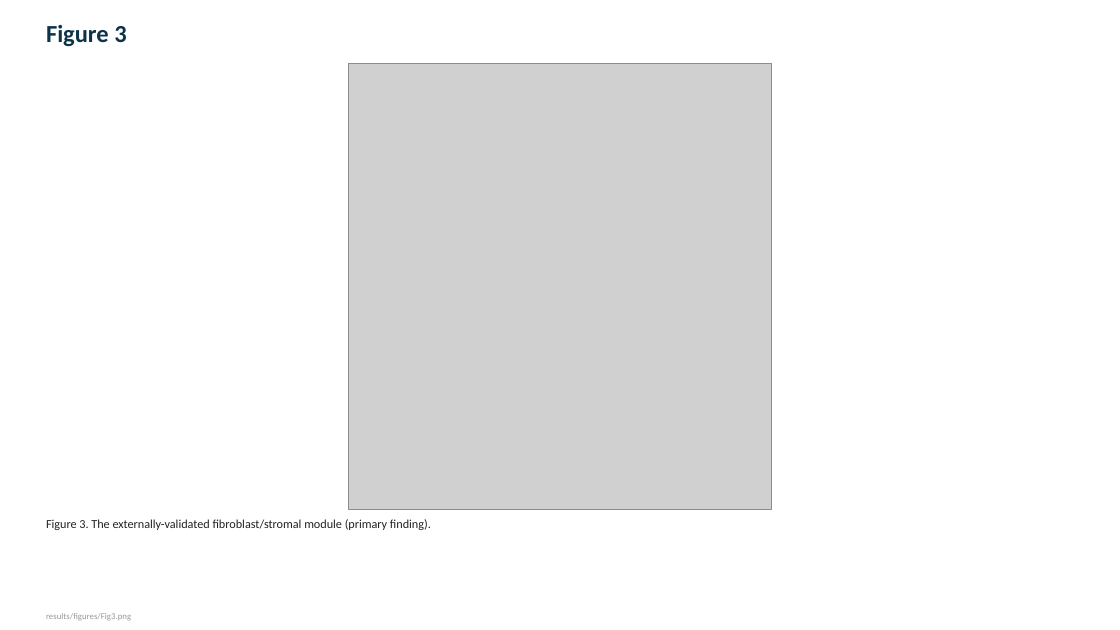
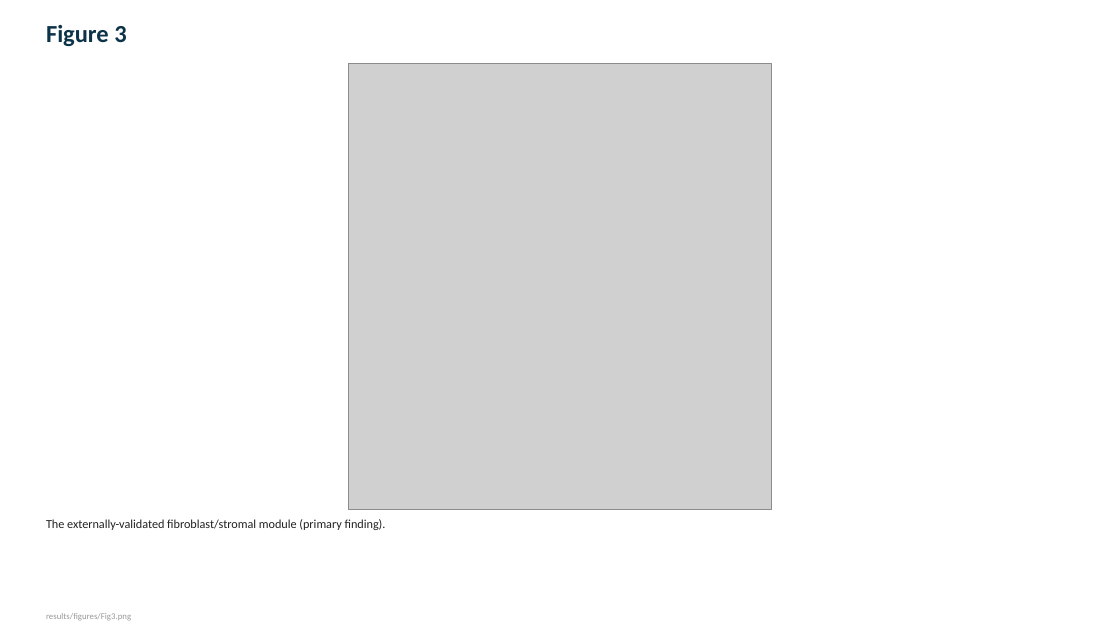
Before and after one commit to sreyacv1/GASTRIC-CANCER, a slide deck: slide 4 of FIGURES.pptx. Drawn at 1120x630 pixels with LibreOffice and Linux fonts; fonts in the diff are those of the drawing; grey boxes stand for pictures. Boxes give left, top, right and bottom in pixels: in the first picture for what was removed or moved away, otherwise in the second. Text is boxed around its words. In the diff, an @@ line names an element or a change of style, - is before the commit and + after.

Commit message:
Sequential figure numbering without letter suffixes; correct S8 caption to CD8 correlation

```diff
--- a/FIGURES.pptx
+++ b/FIGURES.pptx
@@ text at (46, 519, 386, 530): text changed @@
-Figure 3. The externally-validated fibroblast/stromal module (primary finding).
+The externally-validated fibroblast/stromal module (primary finding).
```
Also in this commit, not shown: 28 other slides changed, 1 slide removed, 2 other files.
